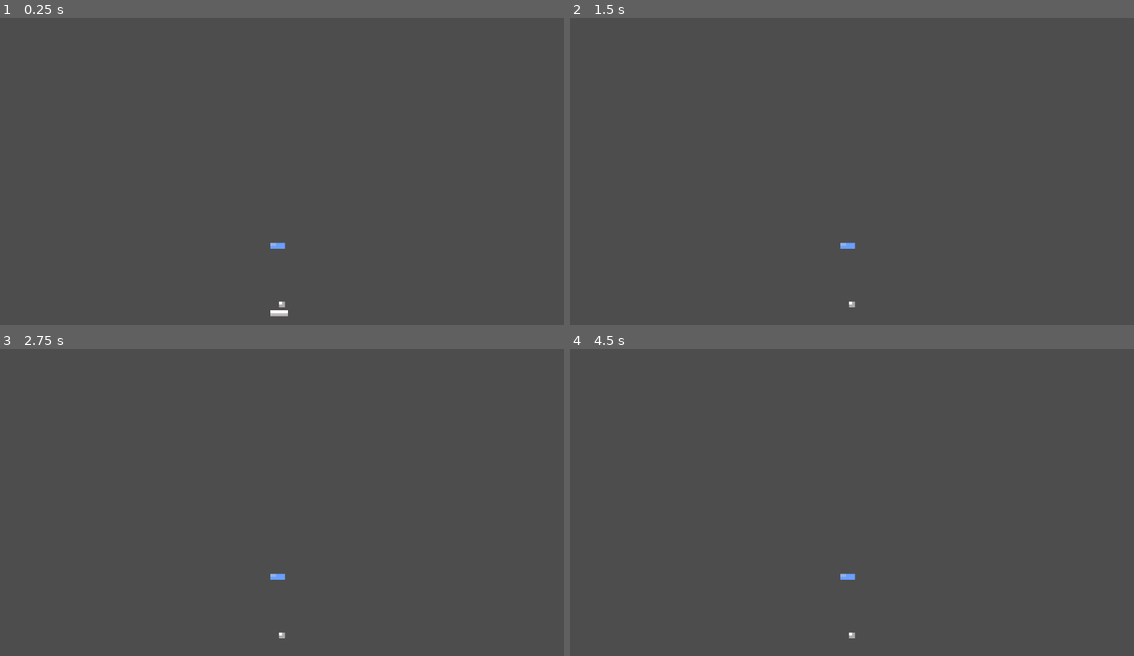
Above: before the commit, frames 1-4 (two rows, left to right).
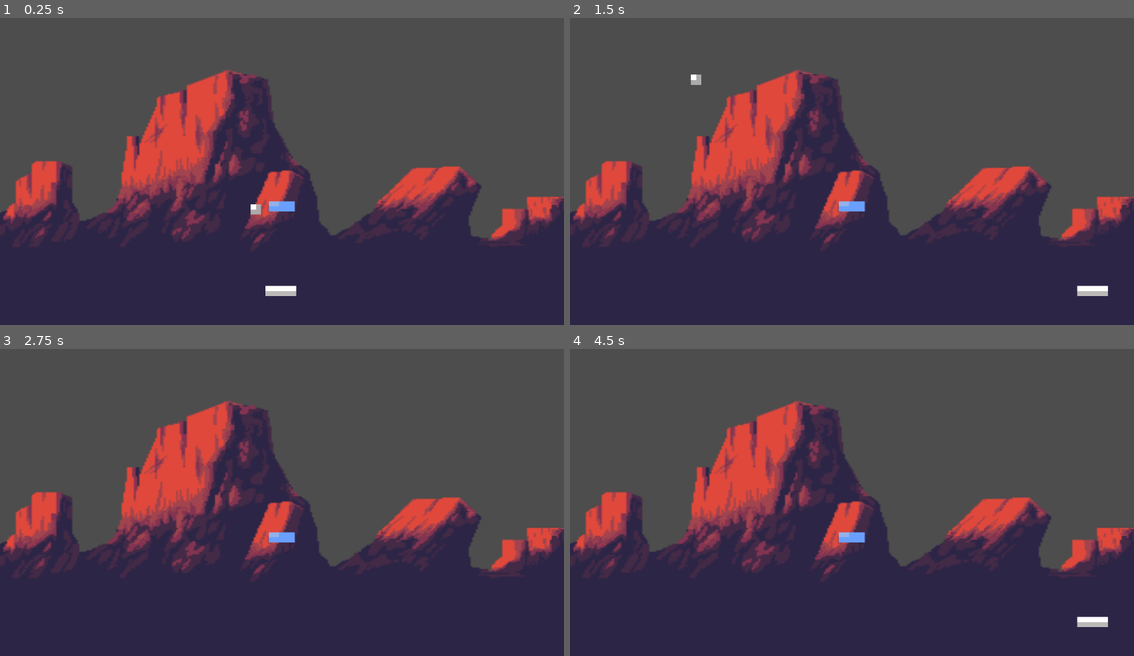
Above: after the commit, the same moments.

Repository: Juno-Joseph/Break-Out-Remake
Game: Godot game, scene res://Scenes/game.tscn
Two runs of this game, one before a commit and one after it. Both use one fixed random seed, a clock stepped at 60 frames per second and the inputs below.
Inputs:
- Up to frame 1 (0.25 s): no input
- Up to frame 2 (1.5 s): hold Right (Move Right) 0.53-1.28 s; hold Left (Move Left) from 1.28 s (still down)
- Up to frame 3 (2.75 s): release Left (Move Left) at 2.03 s; hold Right (Move Right) from 2.03 s (still down)
- Up to frame 4 (4.5 s): tap Enter at 3.5 s; release Right (Move Right) at 3.53 s; hold Left (Move Left) from 3.53 s (still down); tap Space at 4.25 s

The runs differ from the first frame. In frame 1, 52% of the frame differs, in the area x 0-100%, y 17-100%; in frame 2, 52%; in frame 3, 52%; in frame 4, 52%.

Commit message:
adding Bg
added Bg and copied ball script from pong

Diff:
--- a/Scenes/ball.tscn
+++ b/Scenes/ball.tscn
@@ -1,5 +1,6 @@
-[gd_scene load_steps=3 format=3 uid="uid://bqpj0f8x8juik"]
+[gd_scene load_steps=4 format=3 uid="uid://bqpj0f8x8juik"]
 
+[ext_resource type="Script" path="res://Scripts/ball.gd" id="1_3avql"]
 [ext_resource type="Texture2D" uid="uid://337h4c3j0837" path="res://Assets/Breakout Ball.png" id="1_45na0"]
 
 [sub_resource type="RectangleShape2D" id="RectangleShape2D_xvs5f"]
@@ -7,6 +8,7 @@
 
 [node name="ball" type="CharacterBody2D"]
 position = Vector2(242, 142)
+script = ExtResource("1_3avql")
 
 [node name="Sprite2D" type="Sprite2D" parent="."]
 texture_filter = 1
--- a/Scenes/game.tscn
+++ b/Scenes/game.tscn
@@ -1,20 +1,35 @@
-[gd_scene load_steps=4 format=3 uid="uid://cprn8jw5qru1"]
+[gd_scene load_steps=5 format=3 uid="uid://cprn8jw5qru1"]
 
 [ext_resource type="PackedScene" uid="uid://eycqb074b5wo" path="res://Scenes/paddle.tscn" id="1_4yxww"]
 [ext_resource type="PackedScene" uid="uid://b2l1q1slqm6la" path="res://Scenes/block.tscn" id="2_vcm2u"]
 [ext_resource type="PackedScene" uid="uid://bqpj0f8x8juik" path="res://Scenes/ball.tscn" id="3_kaboi"]
+[ext_resource type="Texture2D" uid="uid://c4y3qg2d25io4" path="res://Assets/mountains.png" id="4_067cg"]
 
 [node name="Game" type="Node2D"]
 
 [node name="paddle" parent="." instance=ExtResource("1_4yxww")]
-position = Vector2(581, 583)
+z_index = 1
+position = Vector2(581, 618)
+scale = Vector2(3.5, 3.5)
 
 [node name="block" parent="." instance=ExtResource("2_vcm2u")]
+z_index = 1
 position = Vector2(580, 560)
+scale = Vector2(3.5, 3.5)
 
 [node name="ball" parent="." instance=ExtResource("3_kaboi")]
+z_index = 1
 position = Vector2(582, 580)
+scale = Vector2(3.5, 3.5)
 
 [node name="Camera2D" type="Camera2D" parent="."]
 position = Vector2(582, 533)
-zoom = Vector2(3, 3)
+zoom = Vector2(1.5, 1.5)
+
+[node name="TextureRect" type="TextureRect" parent="."]
+offset_left = 390.0
+offset_top = 425.0
+offset_right = 775.0
+offset_bottom = 665.0
+scale = Vector2(0.997362, 0.899949)
+texture = ExtResource("4_067cg")
--- /dev/null
+++ b/Scripts/ball.gd
@@ -0,0 +1,13 @@
+extends CharacterBody2D
+
+
+var speed = 100.0
+
+func _ready():
+	velocity = Vector2(-200, -200).normalized() * speed
+
+
+func _physics_process(delta):
+	var collision = move_and_collide(velocity * delta)
+	if collision:
+		velocity = velocity.bounce(collision.get_normal())
Binary file added: Assets/mountains.png
Not shown, added: Assets/mountains.png.import
